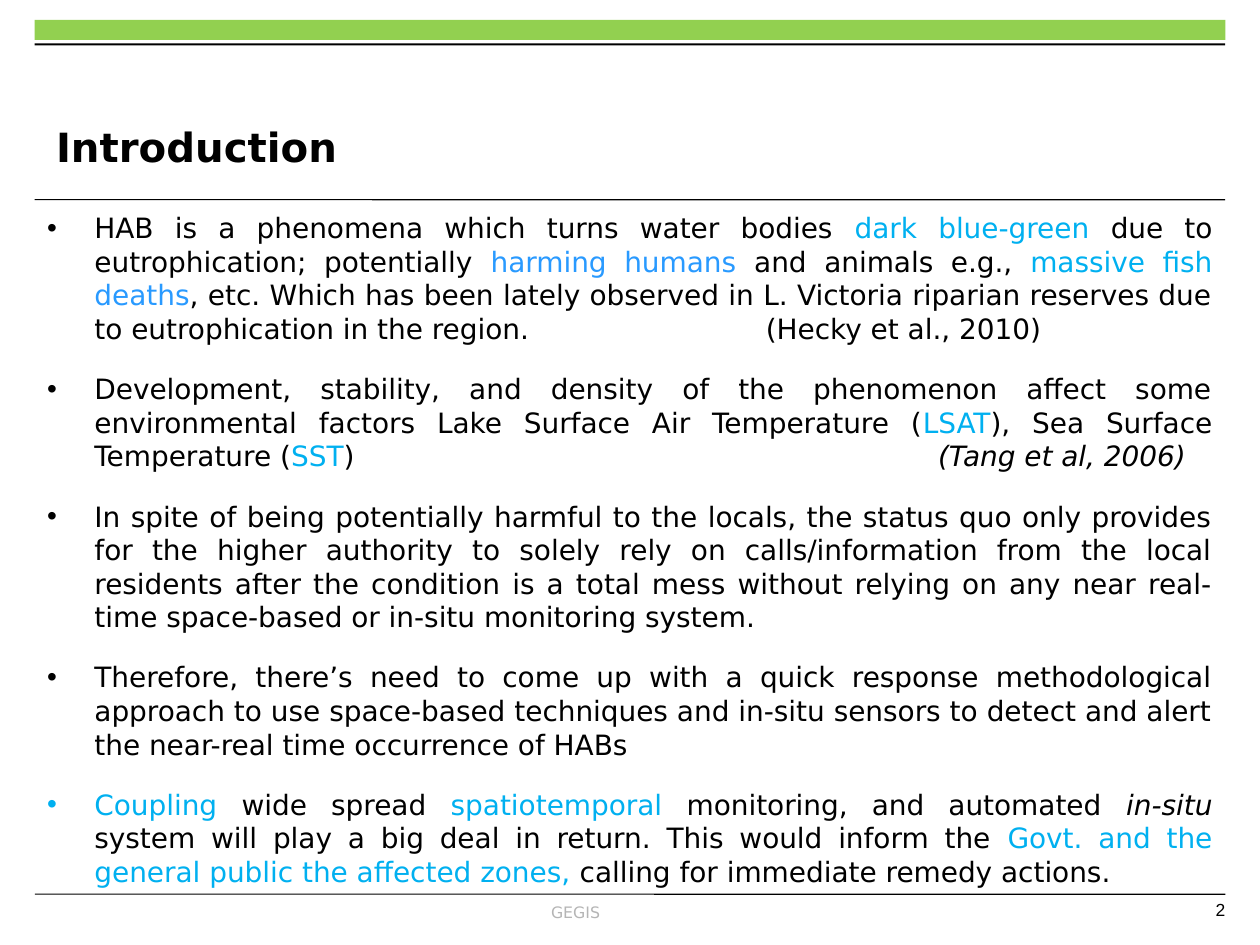
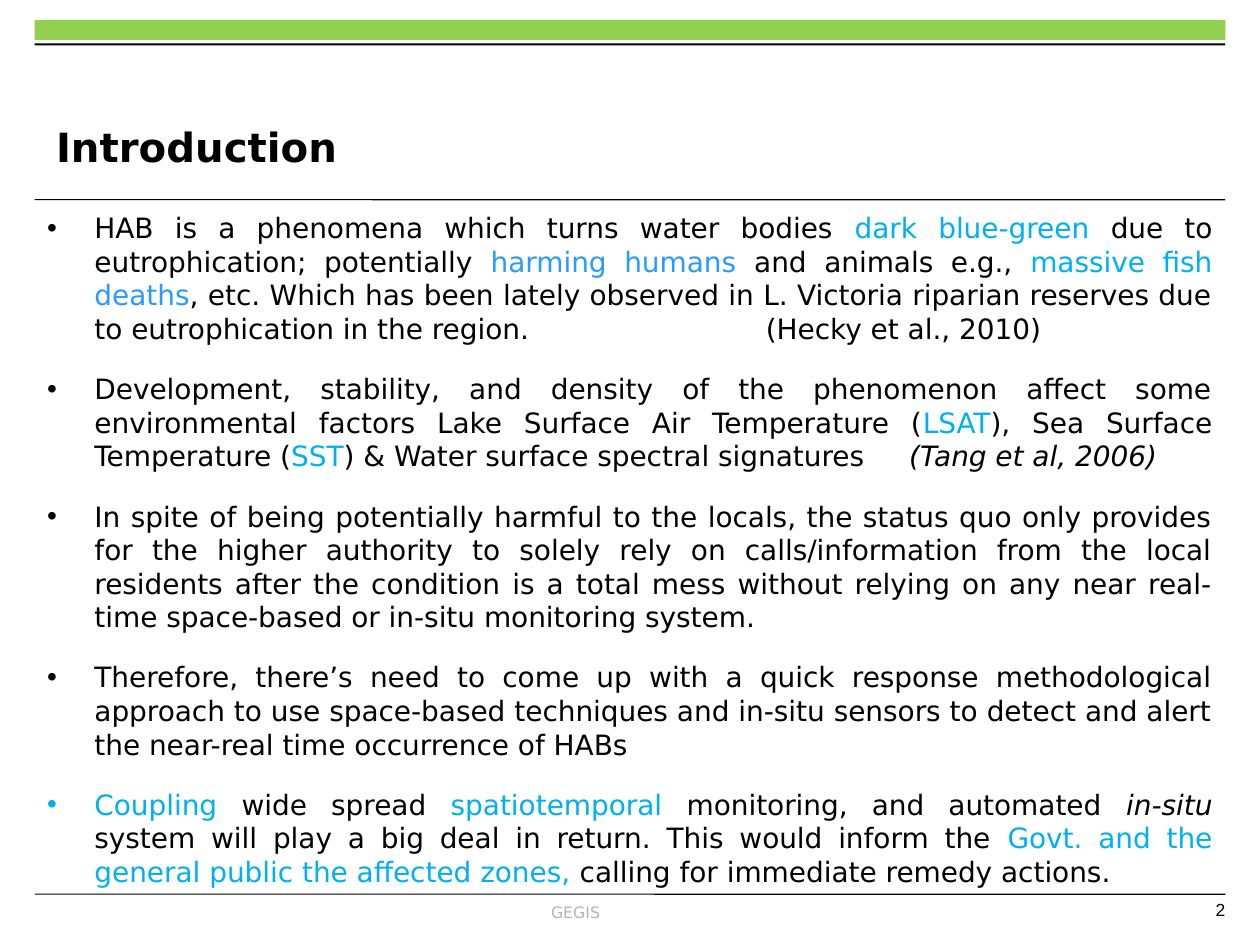
Before and after one commit to OkomoJacob/FinalYearProject, a slide deck: slide 2 of Dr. E Nduati, Superviser/Submissions/ENC222-0149_2017_OKOMO_JACOB_1234.pptx. Drawn at 1260x945 pixels with LibreOffice and Linux fonts; fonts in the diff are those of the drawing; background and template pictures are left out. Boxes give left, top, right and bottom in pixels: in the first picture for what was removed or moved away, otherwise in the second. Text is boxed around its words. In the diff, an @@ line names an element or a change of style, - is before the commit and + after.

```diff
--- a/Dr. E Nduati, Superviser/Submissions/ENC222-0149_2017_OKOMO_JACOB_1234.pptx
+++ b/Dr. E Nduati, Superviser/Submissions/ENC222-0149_2017_OKOMO_JACOB_1234.pptx
@@ text at (x1=94, y1=377, x2=1212, y2=472): text changed @@
-• Development, stability, and density of the phenomenon affect some environmental factors Lake Surface Air Temperature (LSAT), Sea Surface Temperature (SST) (Tang et al, 2006)
+• Development, stability, and density of the phenomenon affect some environmental factors Lake Surface Air Temperature (LSAT), Sea Surface Temperature (SST) & Water surface spectral signatures (Tang et al, 2006)
```
Also in this commit, not shown: 4 other slides changed, 2 slides removed.
